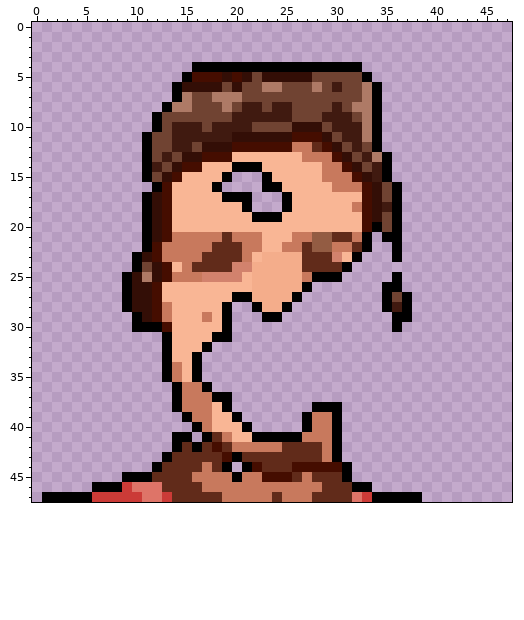
Pixel-art sprite: public/img/avatars/14843148_48x48.png. The picture above is the old version.
The file is 48x48 pixels. Colours within 5 levels of each other are drawn and written as one.
The result:
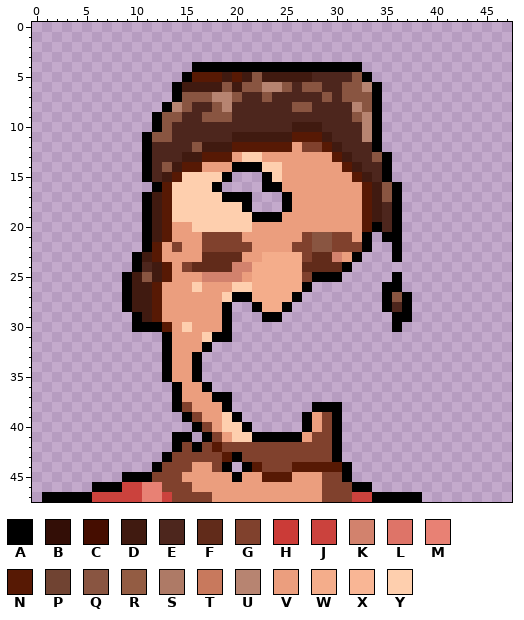
Palette (. is transparent): A #000000  B #330e06  C #450d00  D #401a10  E #4d261d  F #612b1a  G #80412d  H #cb3b37  J #cb423d  K #d2826d  L #de7468  M #e88174  N #571904  P #704332  Q #895541  R #935c43  S #ae7a66  T #c8795d  U #b78471  V #eb9e7e  W #f4ad8b  X #f9b695  Y #fecfae
The edit:
Changed rows in their new state; - is an unchanged pixel.
first column x 6:
 5 ----------NNNDNDQDDDDDEEEEQ----
 6 ---------DDDDQDQQUUQEQQEEQQU---
 7 ---------QQQUUQEEQEEEEEQEQQQ---
 8 --------UQEEQUEEEEEEQQEEEEUQ---
 9 -------QQEEQQQEEEEEEEEEEEEQU---
10 -------QEEEEEEEEEEEEDDDEEEEU---
11 ------QQEEEEEEDDDDDDNNNDEEEU---
12 ------EEEEQDDDNNNNNNVGGNDEEE---
13 ------EEEDDNNNVYYVVVVVVVNDEEQ--
14 ------EQDNNVVV---YYVVVVVVNDEE--
15 ------EDNYYYY-----YVVVVVVVNDE--
16 -------NYYYY-------VVVVVVVVNDQ-
17 ------DNYYYYY-------VVVVVVVNDQ-
18 ------DNYYYYYYY-----VVVVVVVNDE-
19 ------DNYYYYYYYY---VVVVVVVVNDE-
20 ------DNVVYYYYYYVVVVVVVVVVVN-E-
21 ------DNVVVGGGGVVVVVVGQQGGV----
22 ------NVGVVGGGGGVVVVGGQQGGG----
23 -----DNVVVV----VV----G---V-----
24 -----EDNVG---------------------
25 ----DQDNVVV----V-----G---------
26 ----DDNVVVYVVVYY---------------
27 ----DDNVVVVVVY----------------Q
28 ----DDNVVVVVV-----------------E
29 -----DNVVVVVV------------------
30 -------NVYVVV------------------
31 --------VVVY-------------------
32 --------VVV--------------------
33 --------VV---------------------
34 --------VV---------------------
35 --------VV---------------------
36 ---------VV--------------------
37 ---------VVV-------------------
38 ---------GVVV------------------
39 ----------GVVY--------VG-------
40 -----------GVYY-------VG-------
41 ------------GVYY-----VGG-------
42 ---------G-GNGGGGGGGGGGG-------
43 --------GGGGGN-GGGGGGGGG-------
44 -------GGGVVG---NGGGNNNNN------
45 ------GGGVVVVV-VVNNNVVVGG------
46 ---JJMMGGGVVVVVVVVVVVVVGGG-----
47 JJJJJMMJGGGGVVVVVVVVVVVGGGJJ---
Boxes around the changes in both pictures, in picture pixels (x1, y1, x2, y2):
changed: (92, 72, 392, 502)
changed: (392, 292, 402, 312)
